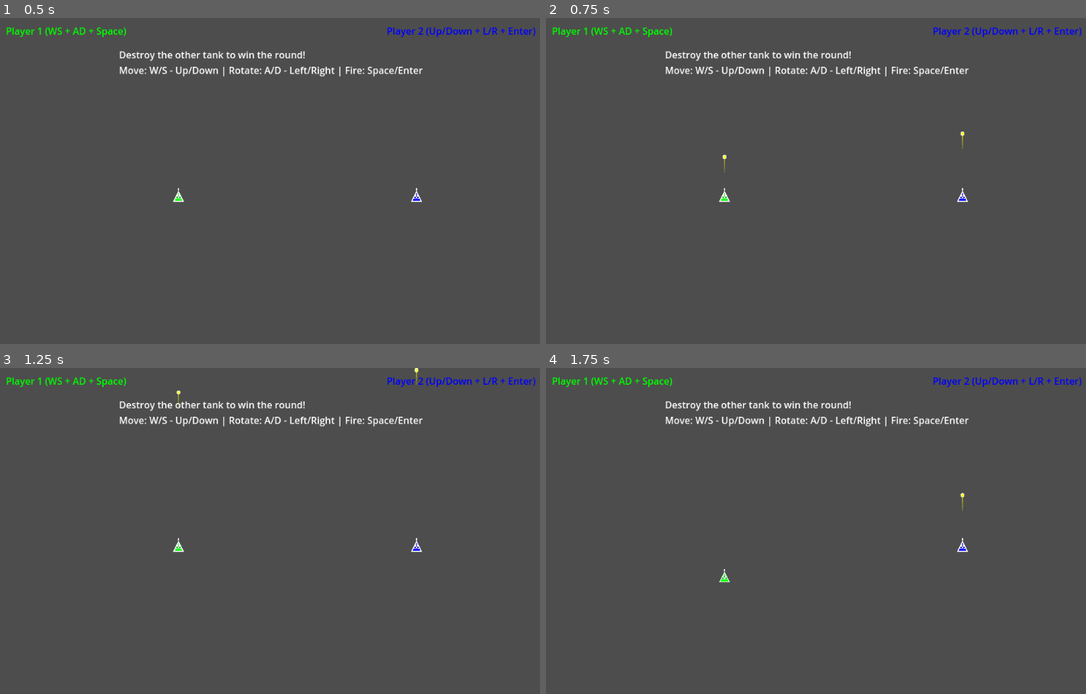
Above: before the commit, frames 1-4 (two rows, left to right).
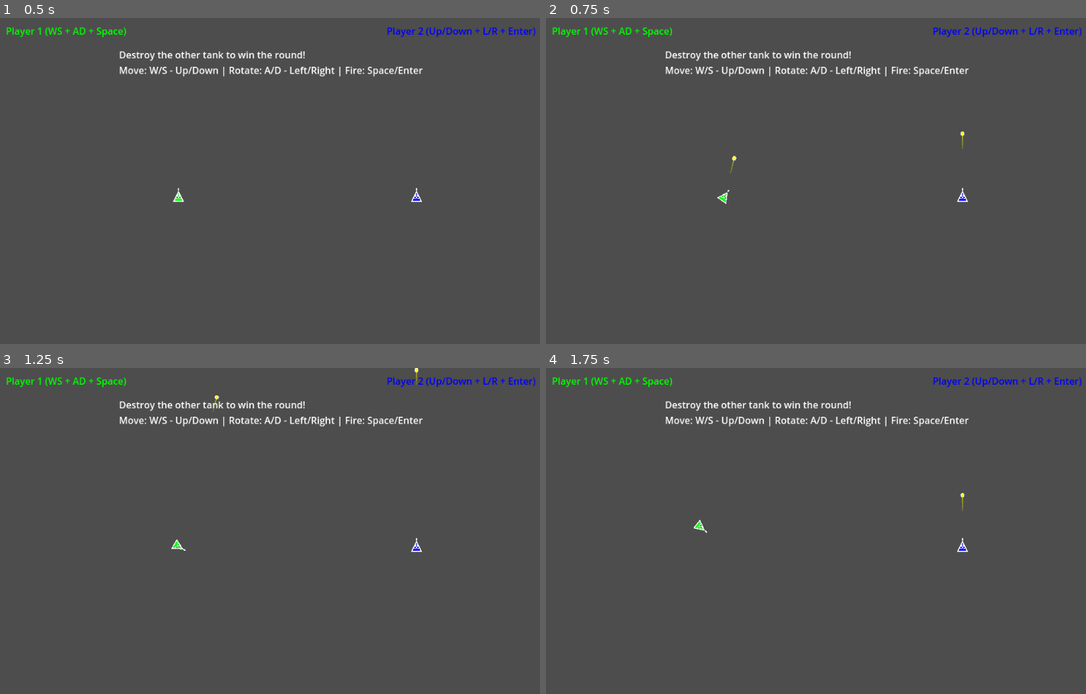
Above: after the commit, the same moments.

Repository: rstevenson1237/dzone-test
Game: Godot game, scene res://scenes/arena/Arena.tscn
The game is run twice, just before and just after one commit, with the same random seed, the same clock (stepped at 60 frames per second) and the same inputs.
Inputs:
- Up to frame 1 (0.5 s): no input
- Up to frame 2 (0.75 s): tap Enter (p2_fire) at 0.5 s; hold D (p1_move_right) from 0.53 s (still down); tap Space (p1_fire) at 0.6 s
- Up to frame 3 (1.25 s): keep holding D (p1_move_right); tap Shift (p1_special) at 0.8 s
- Up to frame 4 (1.75 s): release D (p1_move_right) at 1.28 s; hold S (p1_move_down) from 1.28 s (still down); tap Shift (p1_special) at 1.35 s; tap Enter (p2_fire) at 1.55 s

Frame 1 is identical in both runs. In frame 2, less than 0.1% of the frame differs, in the area x 31-36%, y 41-58%; in frame 3, less than 0.1%, in the area x 31-41%, y 6-57%; in frame 4, less than 0.1%.

Commit message:
Fix Player 1 rotation controls: A/D now properly replaces Q/E
Clear existing input mappings before setting new ones to ensure A/D keys
are properly used for Player 1 rotation instead of Q/E. The input system
was reading old project settings that had Q/E mapped.

Player 1 controls now correctly:
- W/S: Forward/Reverse movement
- A/D: Rotate left/right (was Q/E)
- Spacebar: Fire

🤖 Generated with [Claude Code](https://claude.ai/code)

Co-Authored-By: Claude <noreply@anthropic.com>

Diff:
--- a/scripts/core/InputManager.gd
+++ b/scripts/core/InputManager.gd
@@ -143,7 +143,11 @@
 func ensure_input_action_exists(action_name: String, key_code: int):
     if not InputMap.has_action(action_name):
         InputMap.add_action(action_name)
-        var event = InputEventKey.new()
-        event.keycode = key_code
-        InputMap.action_add_event(action_name, event)
-        print("Added input action: %s -> %s" % [action_name, OS.get_keycode_string(key_code)])
+    else:
+        # Clear existing events to avoid conflicts
+        InputMap.action_erase_events(action_name)
+
+    var event = InputEventKey.new()
+    event.keycode = key_code
+    InputMap.action_add_event(action_name, event)
+    print("Set input action: %s -> %s" % [action_name, OS.get_keycode_string(key_code)])
